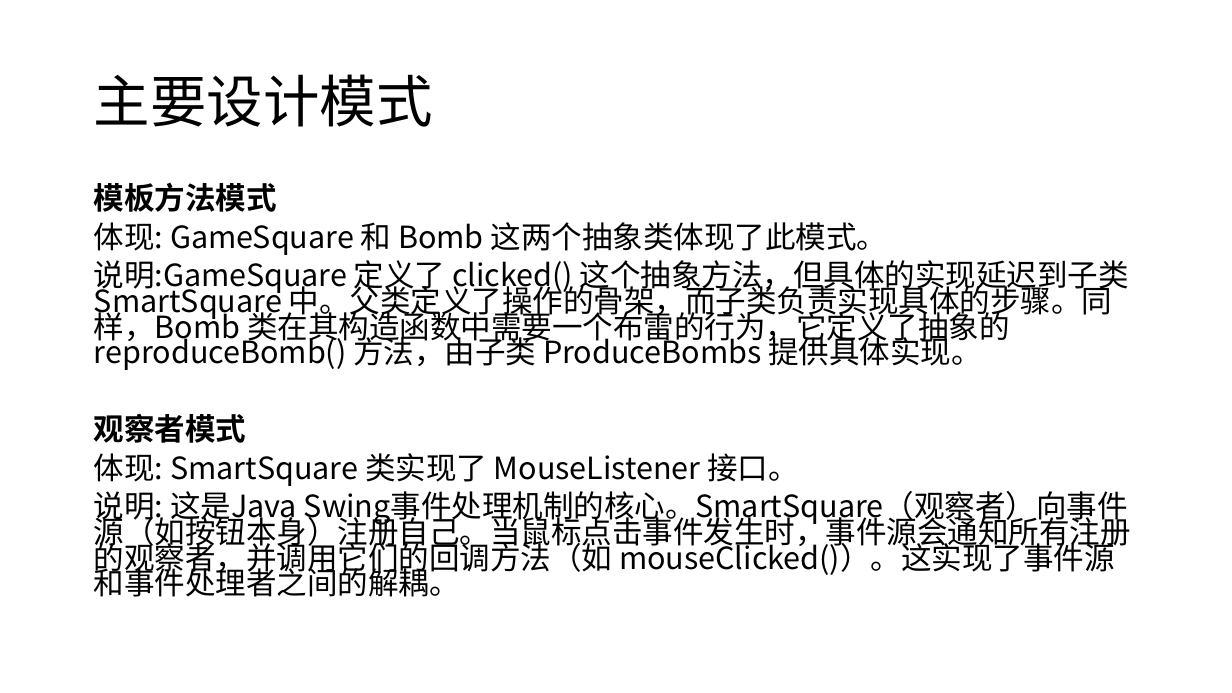
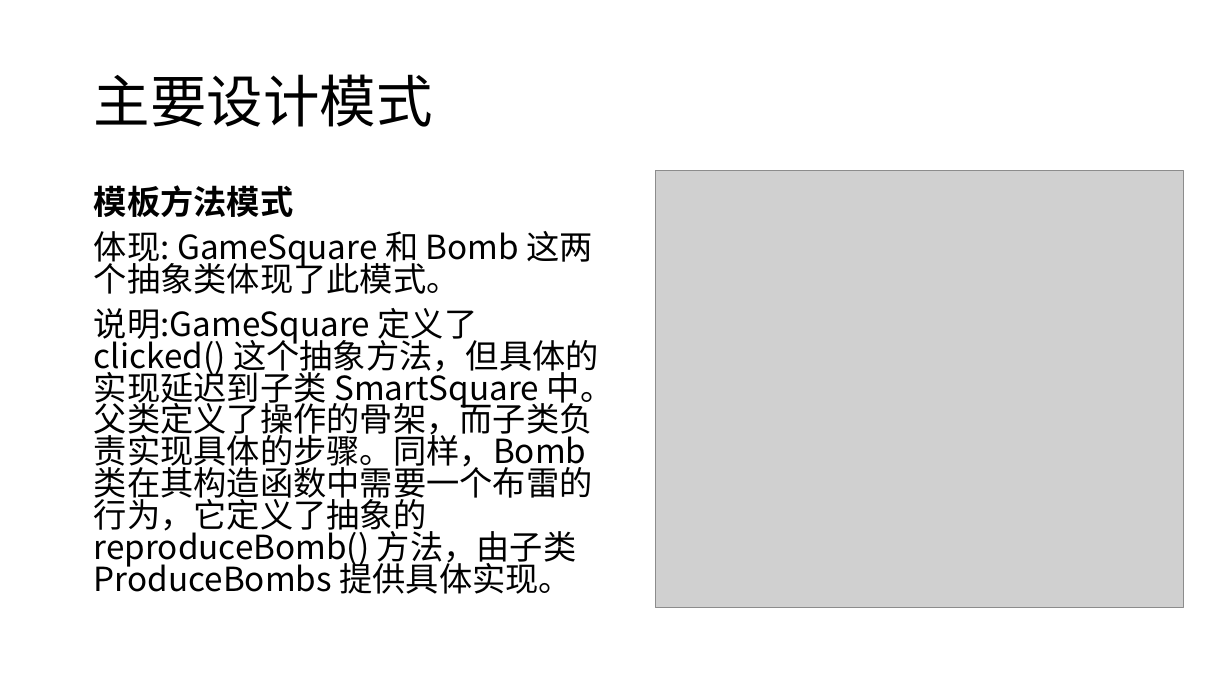
Before and after one commit to wzc506/mineswapper, a slide deck: slide 9 of uml.pptx (slide 8 before the commit). Drawn at 1232x693 pixels with LibreOffice and Linux fonts; fonts in the diff are those of the drawing; grey boxes stand for pictures. Boxes give left, top, right and bottom in pixels: in the first picture for what was removed or moved away, otherwise in the second. Text is boxed around its words. In the diff, an @@ line names an element or a change of style, - is before the commit and + after.

```diff
--- a/uml.pptx
+++ b/uml.pptx
@@ picture added at (655, 171, 1184, 608) @@
@@ text "模板方法模式" at (94, 185, 613, 594): size 23.8 to 25.9 pt; line spacing 0.7 to 0.8 @@
@@ text at (94, 414, 1131, 597): paragraphs removed @@
-观察者模式
-体现: SmartSquare 类实现了 MouseListener 接口。
-说明: 这是Java Swing事件处理机制的核心。SmartSquare（观察者）向事件源（如按钮本身）注册自己。当鼠标点击事件发生时，事件源会通知所有注册的观察者，并调用它们的回调方法（如 mouseClicked()）。这实现了事件源和事件处理者之间的解耦。
```
Also in this commit, not shown: 1 slide added, 2 other files.
